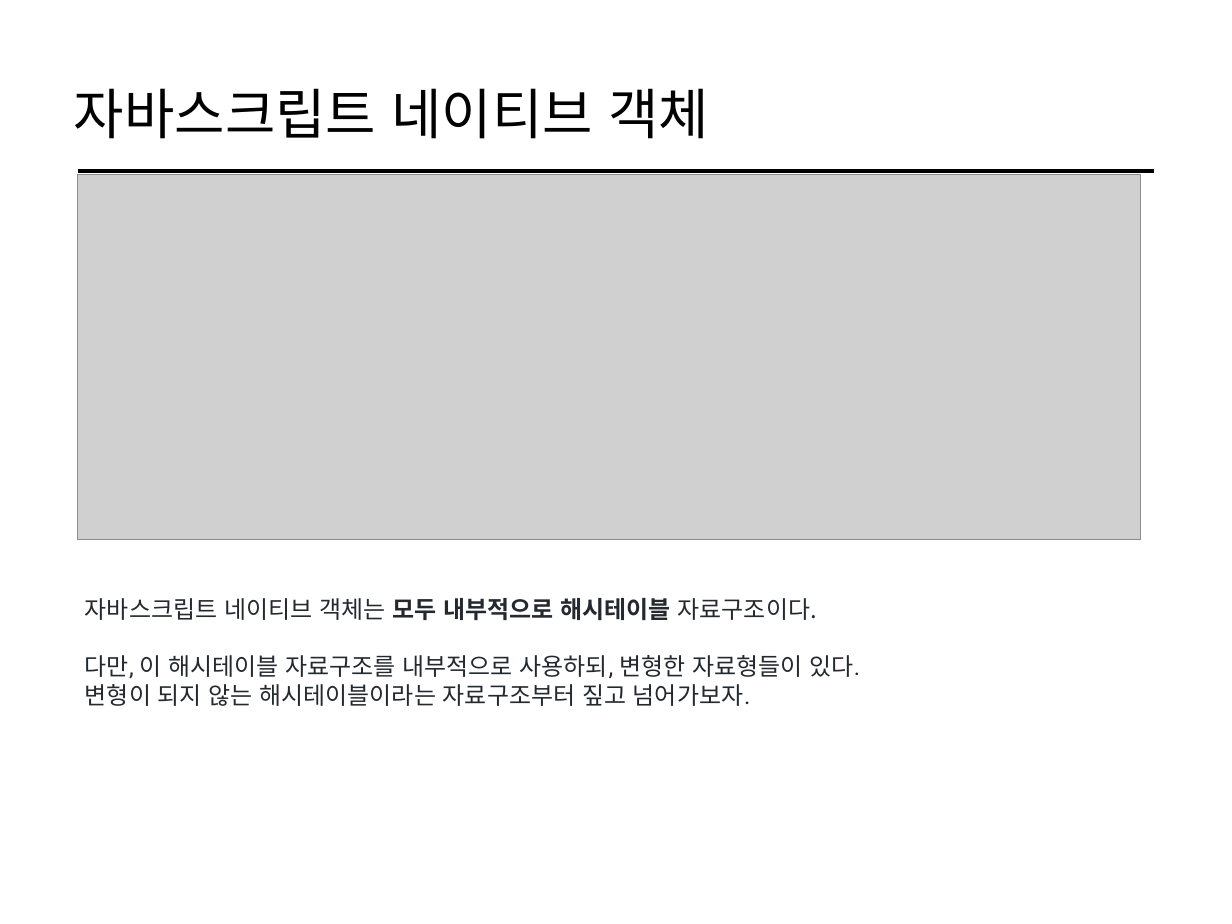
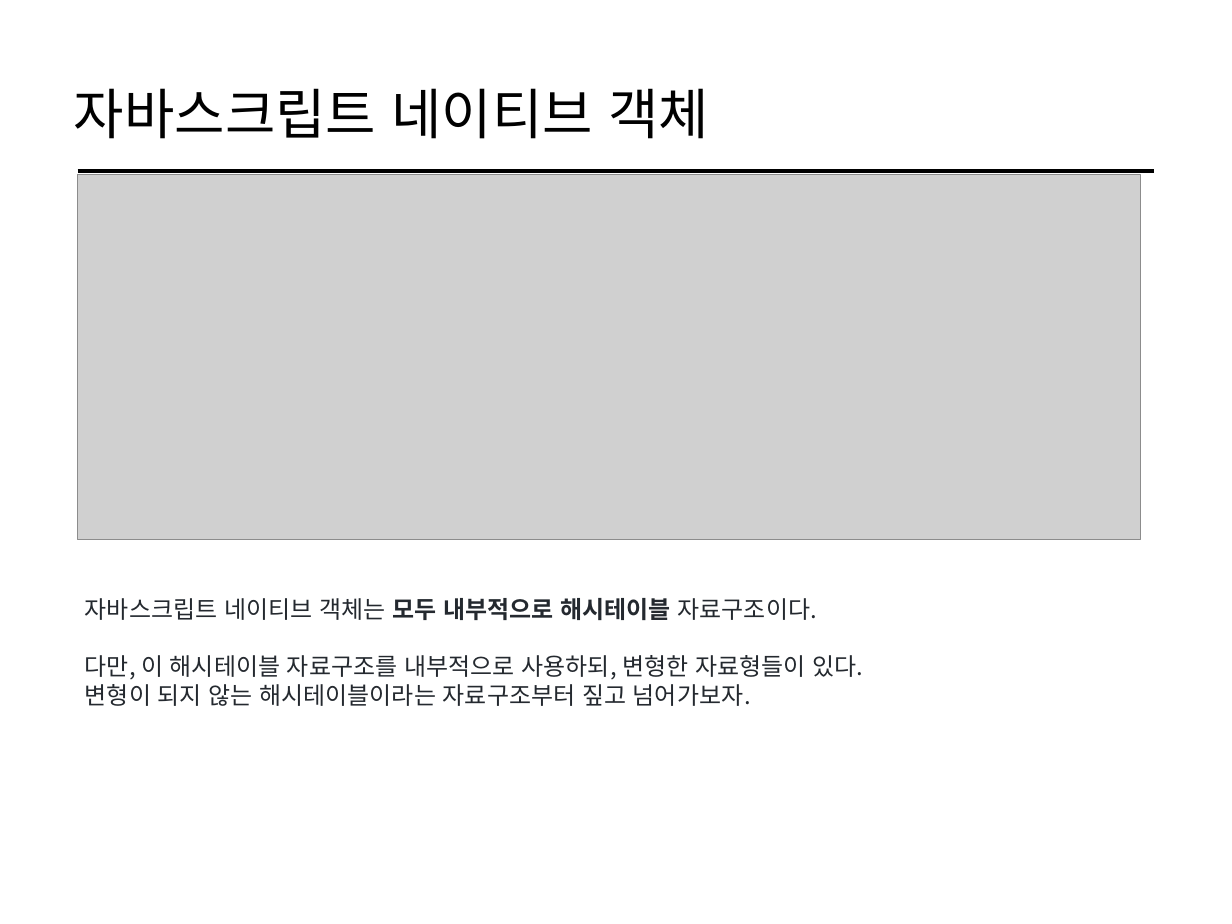
Before and after one commit to cs-study-org/cs-study, a slide deck: slide 3 of 05/yongki/DataStructure&FileSystem.pptx. Drawn at 1232x924 pixels with LibreOffice and Linux fonts; fonts in the diff are those of the drawing; grey boxes stand for pictures. Boxes give left, top, right and bottom in pixels: in the first picture for what was removed or moved away, otherwise in the second. Text is boxed around its words. In the diff, an @@ line names an element or a change of style, - is before the commit and + after.

```diff
--- a/05/yongki/DataStructure&FileSystem.pptx
+++ b/05/yongki/DataStructure&FileSystem.pptx
@@ text "자바스크립트 네이티브 객체는 모두 내부적으로 ..." at (85, 598, 863, 706): font Roboto to Noto Sans CJK KR in "다만, 이 해시테이블 자료구조를 내부적으로 사용하되, 변형한 ..." @@
```
Also in this commit, not shown: 3 other slides changed, 1 other file.
